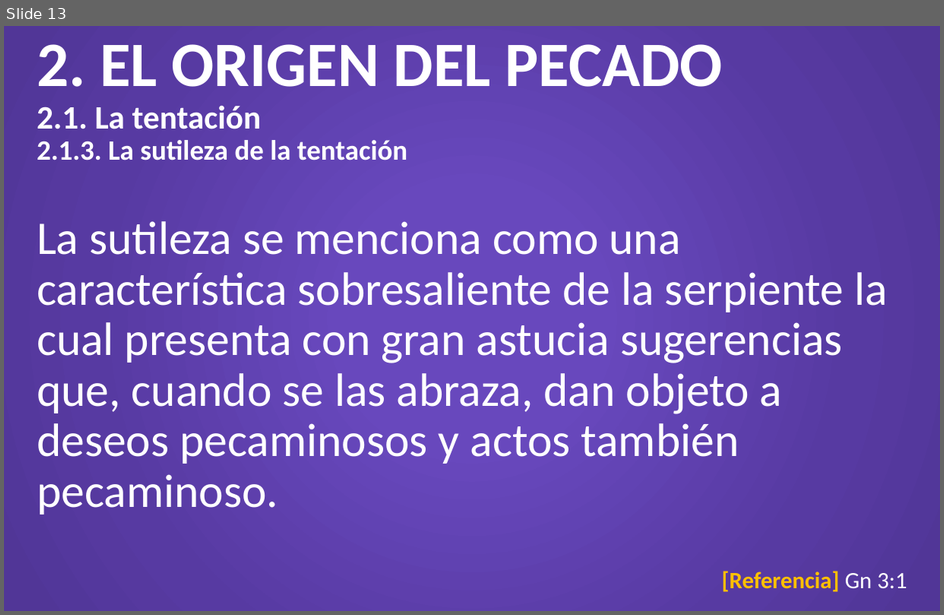
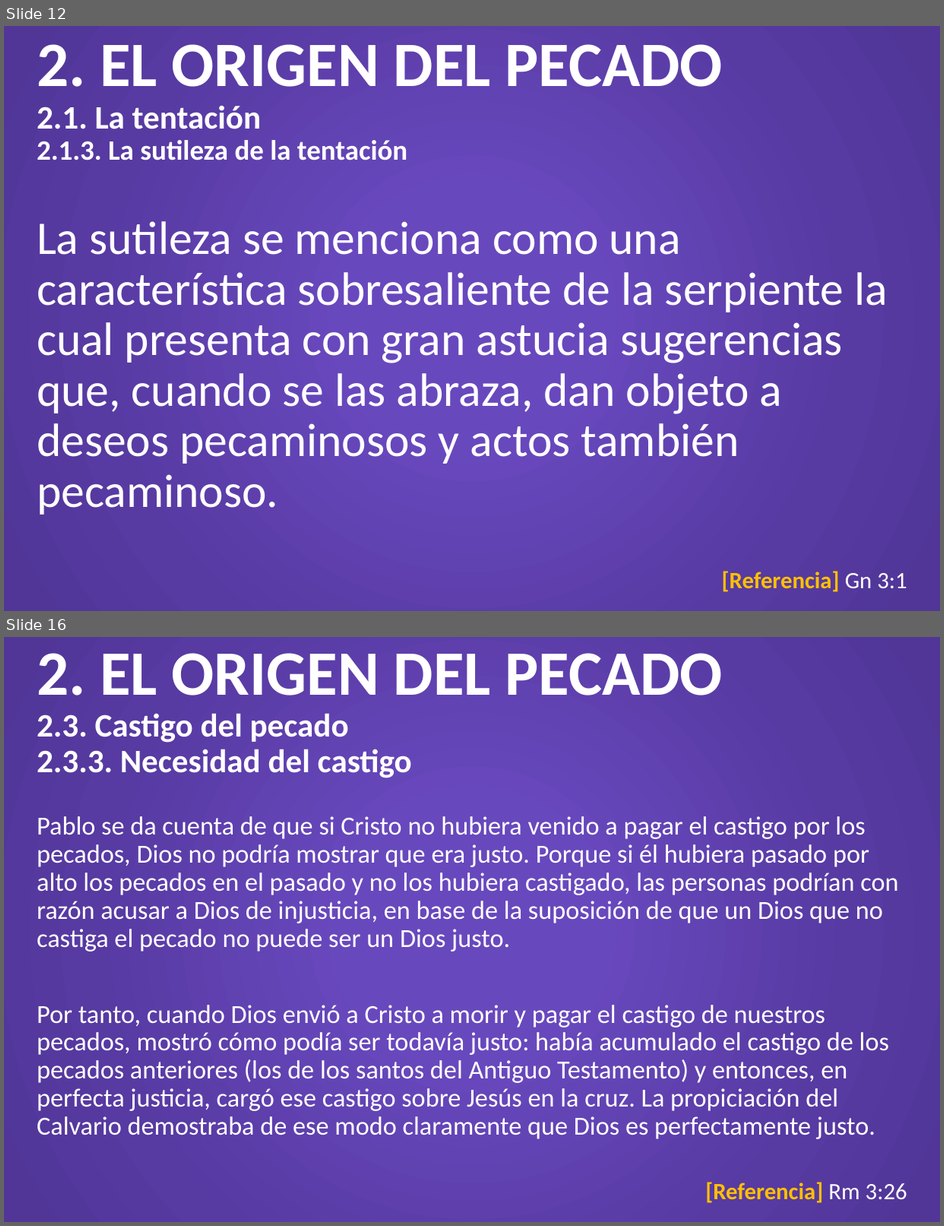
Before and after one commit to CreyTuning/documents, a slide deck: slideshow/Teologia Sistematica y Biblica - Myer Pearlman/Clases/7. Pecado.pptx. Shown one above the other, each under a label of ours: slide 13 before the commit, slides 12 and 16 after it; the slides between them are not shown. The pictures are 944x615 and 944x1226 pixels, drawn with LibreOffice and Linux fonts; fonts in the diff are those of the drawing. Boxes give left, top, right and bottom in pixels: in the first picture for what was removed or moved away, otherwise in the second. Text is boxed around its words. In the diff, an @@ line names an element or a change of style, - is before the commit and + after.

Commit message:
El pecado

```diff
--- a/slideshow/Teologia Sistematica y Biblica - Myer Pearlman/Clases/7. Pecado.pptx
+++ b/slideshow/Teologia Sistematica y Biblica - Myer Pearlman/Clases/7. Pecado.pptx
@@ slide 16 added at [4,637,940,1222], background gradient #6848BD to #573AA2 to #513697 @@
@@ title added at [37,653,724,778], 25.2 pt, text #FFFFFF, bold @@
+2. EL ORIGEN DEL PECADO
+2.3. Castigo del pecado
+2.3.3. Necesidad del castigo
@@ text added at [37,816,899,1139], 20 pt, text #FFFFFF @@
+Pablo se da cuenta de que si Cristo no hubiera venido a pagar el castigo por los pecados, Dios no podría mostrar que era justo. Porque si él hubiera pasado por alto los pecados en el pasado y no los hubiera castigado, las personas podrían con razón acusar a Dios de injusticia, en base de la suposición de que un Dios que no castiga el pecado no puede ser un Dios justo.
+Por tanto, cuando Dios envió a Cristo a morir y pagar el castigo de nuestros pecados, mostró cómo podía ser todavía justo: había acumulado el castigo de los pecados anteriores (los de los santos del Antiguo Testamento) y entonces, en perfecta justicia, cargó ese castigo sobre Jesús en la cruz. La propiciación del Calvario demostraba de ese modo claramente que Dios es perfectamente justo.
@@ text added at [705,1182,908,1203], 18 pt, text #FFC000, bold @@
+[Referencia] Rm 3:26
@@ what was slide 13 is now slide 12 @@
```
Also in this commit, not shown: 1 slide changed, 8 other slides added, 1 slide removed, 1 other file.
